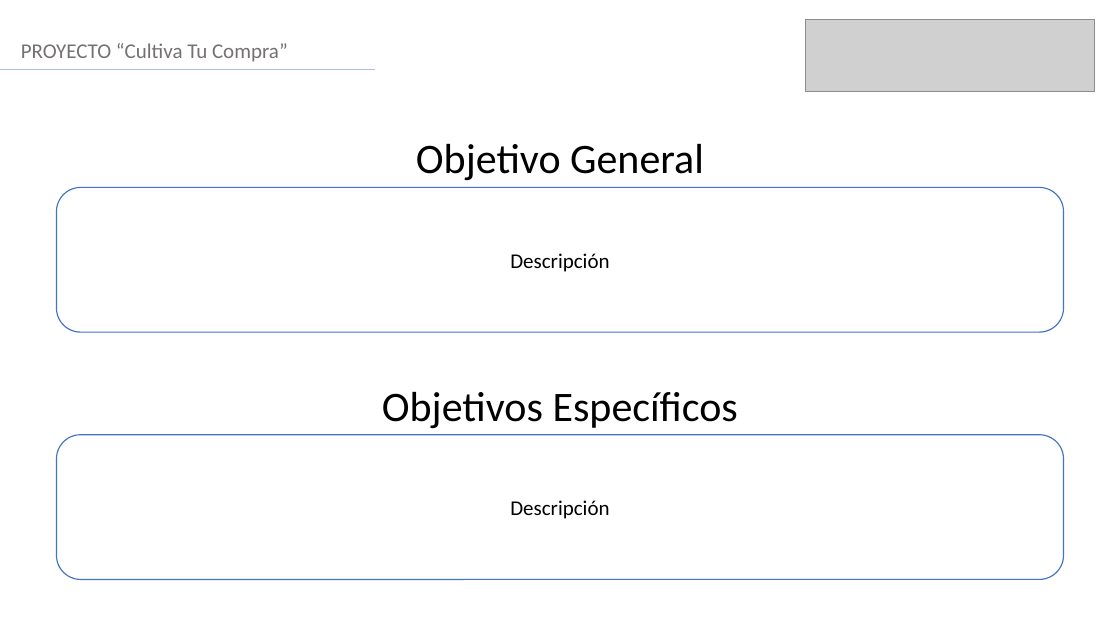
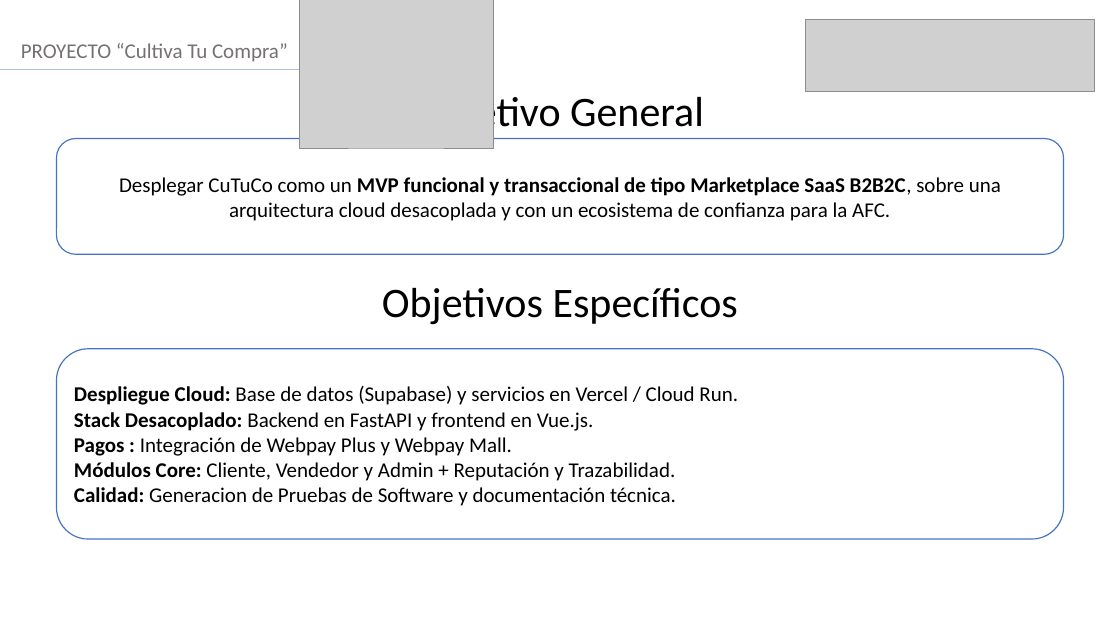
Before and after one commit to VichRo2005/cultiva_tu_compra, a slide deck: slide 4 of Fase 3/Evidencias Grupales/Formato Presentación final.pptx. Drawn at 1120x630 pixels with LibreOffice and Linux fonts; fonts in the diff are those of the drawing; grey boxes stand for pictures. Boxes give left, top, right and bottom in pixels: in the first picture for what was removed or moved away, otherwise in the second. Text is boxed around its words. In the diff, an @@ line names an element or a change of style, - is before the commit and + after.

```diff
--- a/Fase 3/Evidencias Grupales/Formato Presentación final.pptx
+++ b/Fase 3/Evidencias Grupales/Formato Presentación final.pptx
@@ picture added at box(299, 0, 493, 148) @@
@@ text "Objetivo General" rewrapped from box(416, 144, 704, 181) to box(416, 91, 704, 136) @@
@@ rounded rectangle "Desplegar CuTuCo como un MVP ...": place and size @@
-rounded rectangle "Desplegar CuTuCo como un MVP ..." at box(56, 187, 1064, 332)
+rounded rectangle "Desplegar CuTuCo como un MVP ..." at box(56, 139, 1064, 255)
@@ text in rounded rectangle at box(119, 177, 1001, 221): text changed @@
-Descripción
+Desplegar CuTuCo como un MVP funcional y transaccional de tipo Marketplace SaaS B2B2C, sobre una arquitectura cloud desacoplada y con un ecosistema de confianza para la AFC.
@@ text "Objetivos Específicos": place and size @@
-text "Objetivos Específicos" at box(382, 392, 738, 429)
+text "Objetivos Específicos" at box(382, 288, 738, 325)
@@ rounded rectangle "Despliegue Cloud: Base de datos ...": place and size @@
-rounded rectangle "Despliegue Cloud: Base de datos ..." at box(56, 435, 1064, 580)
+rounded rectangle "Despliegue Cloud: Base de datos ..." at box(56, 349, 1064, 539)
@@ text in rounded rectangle at box(74, 386, 738, 506): text changed @@
-Descripción
+Despliegue Cloud: Base de datos (Supabase) y servicios en Vercel / Cloud Run.
+Stack Desacoplado: Backend en FastAPI y frontend en Vue.js.
+Pagos : Integración de Webpay Plus y Webpay Mall.
+Módulos Core: Cliente, Vendedor y Admin + Reputación y Trazabilidad.
+Calidad: Generacion de Pruebas de Software y documentación técnica.
```
Also in this commit, not shown: 9 other slides changed, 1 slide added.
